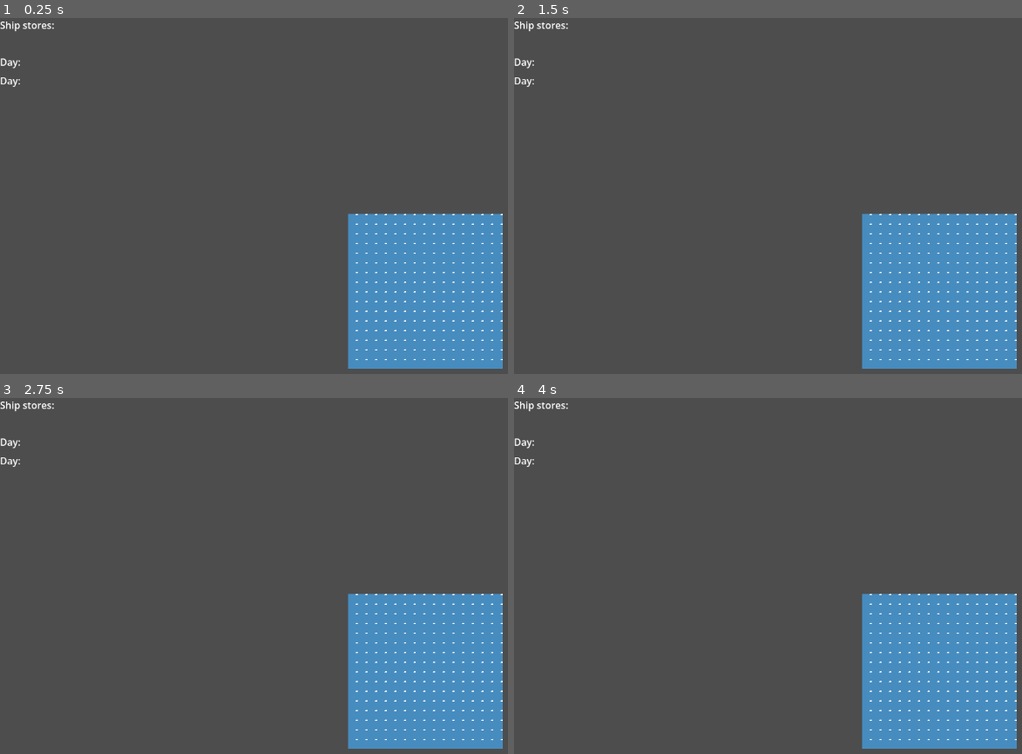
Above: before the commit, frames 1-4 (two rows, left to right).
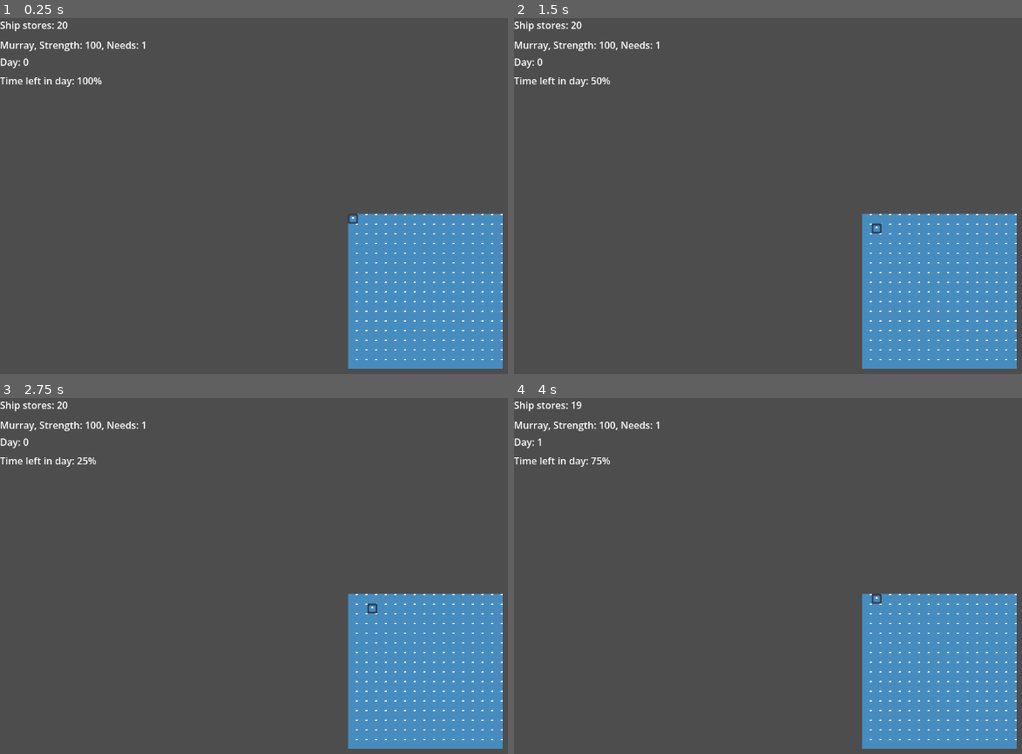
Above: after the commit, the same moments.

Repository: bluefoote/WhalingGame
Game: Godot game, scene res://Scenes/world.tscn
Same seed, same stepped clock (60 frames per second), same inputs: the game is played once before the commit and once after it. The project has no main scene, so this scene is started directly. The engine's default icon, where the game draws it, is replaced by a stand-in: a white triangle on a blue panel in a dark square.
Inputs:
- Up to frame 1 (0.25 s): no input
- Up to frame 2 (1.5 s): tap Enter at 0.5 s; hold Right (move_right) 0.53-1.28 s; tap Space at 1.25 s; hold Down (move_down) from 1.28 s (still down)
- Up to frame 3 (2.75 s): tap Enter at 2 s; release Down (move_down) at 2.03 s; hold Right (move_right) from 2.03 s (still down)
- Up to frame 4 (4 s): tap Space at 2.75 s; release Right (move_right) at 2.78 s; hold Up (move_up) 2.78-3.53 s; tap Enter at 3.5 s; hold Left (move_left) from 3.53 s (still down)

The runs differ from the first frame. In frame 1, 0.6% of the frame differs, in the area x 0-71%, y 0-58%; in frame 2, 0.6%; in frame 3, 0.6%; in frame 4, 0.6%.
Error before the commit: Parse Error: Could not parse global class "ShipComponent" from "res://Scripts/Components/ship_component.gd". (res://Scripts/SceneScripts/world.gd:64)

Commit message:
Added HoldItems and properties for those items.

Diff:
--- a/HoldItem.gd
+++ /dev/null
@@ -1,11 +0,0 @@
-extends Resource
-class_name HoldItem
-
-### Basic class for Items stored in the Hold, as opposed to Items equipped to CrewMembers.
-### All HoldItems have a name and a 2d size
-### HoldItems have an array of Property resources that define what the item does, i.e. is food, remains of a sea monster, treasure
-
-@export var item_name : String
-@export var item_size : Vector2i
-
-@export var item_properties : Array[HoldItemProperty]
--- a/Resources/HoldItems/CrateOfFood.tres
+++ b/Resources/HoldItems/CrateOfFood.tres
@@ -1,11 +1,19 @@
-[gd_resource type="Resource" script_class="HoldItem" load_steps=3 format=3 uid="uid://dh2vjgtgd5sxi"]
+[gd_resource type="Resource" script_class="HoldItem" load_steps=5 format=3 uid="uid://dh2vjgtgd5sxi"]
 
-[ext_resource type="Script" uid="uid://bfonqfyf27lii" path="res://HoldItemProperty.gd" id="1_oxn71"]
-[ext_resource type="Script" uid="uid://c7wllhvha3mh" path="res://HoldItem.gd" id="2_7hws1"]
+[ext_resource type="Script" uid="uid://bfonqfyf27lii" path="res://Scripts/Resources/HoldItemProperty.gd" id="1_7hws1"]
+[ext_resource type="Script" uid="uid://bnothqmdoxveu" path="res://Scripts/Resources/HoldItemProperties/FoodItemProperty.gd" id="2_2dvpa"]
+[ext_resource type="Script" uid="uid://c7wllhvha3mh" path="res://Scripts/Resources/HoldItem.gd" id="3_jloqo"]
+
+[sub_resource type="Resource" id="Resource_2ykw2"]
+resource_local_to_scene = true
+script = ExtResource("2_2dvpa")
+food_amount = 10
+hold_item_property_name = "Food"
+metadata/_custom_type_script = "uid://bnothqmdoxveu"
 
 [resource]
-script = ExtResource("2_7hws1")
+script = ExtResource("3_jloqo")
 item_name = "Crate of Food"
 item_size = Vector2i(1, 1)
-item_properties = Array[ExtResource("1_oxn71")]([null])
+item_properties = Array[ExtResource("1_7hws1")]([SubResource("Resource_2ykw2")])
 metadata/_custom_type_script = "uid://c7wllhvha3mh"
--- a/Scenes/actor.tscn
+++ b/Scenes/actor.tscn
@@ -1,8 +1,7 @@
-[gd_scene load_steps=4 format=3 uid="uid://cjdmmv2mgy3o7"]
+[gd_scene load_steps=3 format=3 uid="uid://cjdmmv2mgy3o7"]
 
 [ext_resource type="Script" uid="uid://c56bheluqs5te" path="res://Scripts/SceneScripts/actor.gd" id="1_a4aht"]
 [ext_resource type="Texture2D" uid="uid://66vlhgblslhi" path="res://icon.svg" id="2_lfvdv"]
-[ext_resource type="PackedScene" uid="uid://ckjcech144go4" path="res://Scenes/ship_component.tscn" id="3_7ei5c"]
 
 [node name="Actor" type="Node2D"]
 script = ExtResource("1_a4aht")
@@ -11,5 +10,3 @@
 position = Vector2(8, 8)
 scale = Vector2(0.125, 0.125)
 texture = ExtResource("2_lfvdv")
-
-[node name="ShipComponent" parent="." instance=ExtResource("3_7ei5c")]
--- a/Scripts/Components/ship_component.gd
+++ b/Scripts/Components/ship_component.gd
@@ -7,7 +7,7 @@
 ### Handles adding and removing crew members
 
 var crew_members : Array[CrewMember] = []
-var current_food_stores : int = 100 ### Numerical representation of how much food/water is on the ship in the food storage items in the hold
+var current_food_stores : int = 0 ### Numerical representation of how much food/water is on the ship in the food storage items in the hold
 var max_storage_x : int = 5
 var max_storage_y : int = 5
 var hold : Dictionary = {} ### Grid that limits items, Vector2i -> HoldItems for now. Might change it to a 1d array eventually.
@@ -33,13 +33,39 @@
 		else:
 			crew_member.eat(0)
 	### Reduce the food item with the lowest remaining food and remove empty food items from items and the hold
+	decrement_food(amount_of_food_eaten)
+	print("Food eaten: ", amount_of_food_eaten)
 	ship_stats_changed.emit(self)
 
 func calculate_food_stores():
-	var food_sum
+	var food_sum = 0
 	for item in items:
-		if item
+		if item.has_property("Food"):
+			food_sum += item.get_property("Food").food_amount
 	current_food_stores = food_sum ### Sum of all food items in hold
+
+func decrement_food(amount : int):
+	while amount > 0:
+		var lowest_food_amount = INF
+		var lowest_food_amount_item
+		for item in items:
+			if item.has_property("Food"):
+				if item.get_property("Food").food_amount < lowest_food_amount:
+					lowest_food_amount = item.get_property("Food").food_amount
+					lowest_food_amount_item = item
+		if amount >= lowest_food_amount: ### Remove item
+			amount = max(0, amount - lowest_food_amount)
+			remove_item(lowest_food_amount_item)
+		else: ### Decrement food item
+			lowest_food_amount_item.get_property("Food").food_amount = max(0, lowest_food_amount_item.get_property("Food").food_amount - amount)
+			amount = 0
+
+func add_item(new_hold_item : HoldItem):
+	items.append(new_hold_item)
+	### TODO: Add the item to the hold. Create the visual representation
+
+func remove_item(item : HoldItem):
+	items.erase(item)
 
 func add_crew_member(new_crew_member : CrewMember):
 	crew_members.append(new_crew_member)
--- /dev/null
+++ b/Scripts/Resources/HoldItem.gd
@@ -0,0 +1,28 @@
+extends Resource
+class_name HoldItem
+
+### Basic class for Items stored in the Hold, as opposed to Items equipped to CrewMembers.
+### All HoldItems have a name and a 2d size
+### HoldItems have an array of Property resources that define what the item does, i.e. is food, remains of a sea monster, treasure
+
+@export var item_name : String
+@export var item_size : Vector2i
+
+@export var item_properties : Array[HoldItemProperty]
+
+func has_property(property_name : String):
+	for item_property in item_properties:
+		if item_property.hold_item_property_name == property_name:
+			return true
+	return false
+
+func get_property(property_name : String):
+	for item_property in item_properties:
+		if item_property.hold_item_property_name == property_name:
+			return item_property
+	return null
+
+#func _notification(what):
+	#match what:
+		#NOTIFICATION_PREDELETE:
+			#print("good-bye")
--- /dev/null
+++ b/Scripts/Resources/HoldItemProperties/FoodItemProperty.gd
@@ -0,0 +1,4 @@
+extends HoldItemProperty
+class_name FoodItemProperty
+
+@export var food_amount : int
--- a/HoldItemProperty.gd
+++ b/Scripts/Resources/HoldItemProperty.gd
@@ -5,3 +5,8 @@
 ### Always use the subclasses
 
 @export var hold_item_property_name : String
+
+#func _notification(what):
+	#match what:
+		#NOTIFICATION_PREDELETE:
+			#print("good-bye")
--- a/Scripts/SceneScripts/world.gd
+++ b/Scripts/SceneScripts/world.gd
@@ -32,6 +32,9 @@
 		var generic_crew_member = load("res://Resources/CrewMembers/GenericCrewman.tres").duplicate()
 		generic_crew_member.crew_member_name = "Murray"
 		ship_component_instance.add_crew_member(generic_crew_member)
+		ship_component_instance.add_item(load("res://Resources/HoldItems/CrateOfFood.tres").duplicate(true))
+		ship_component_instance.add_item(load("res://Resources/HoldItems/CrateOfFood.tres").duplicate(true))
+		ship_component_instance.calculate_food_stores()
 		actor_manager.set_pc(actor_instance)
 		turn_manager._on_Actor_Spawn(actor_instance, 0)
 
@@ -68,9 +71,10 @@
 	crew_member_info_test.text = text
 
 func set_ship_stores_test_ui(ship_component : ShipComponent):
-	ship_stores_test_ui.text = "Ship stores: " + str(ship_component.food_stores)
+	ship_stores_test_ui.text = "Ship stores: " + str(ship_component.current_food_stores)
 
 func set_day_counter_test():
+	print("new day")
 	$UI/TestUI/DayCounter.text = "Day: " + str(day)
 	day += 1
 
Renamed: HoldItem.gd.uid -> Scripts/Resources/HoldItem.gd.uid
Not shown, added: Scripts/Resources/HoldItemProperties/FoodItemProperty.gd.uid
Renamed: HoldItemProperty.gd.uid -> Scripts/Resources/HoldItemProperty.gd.uid
